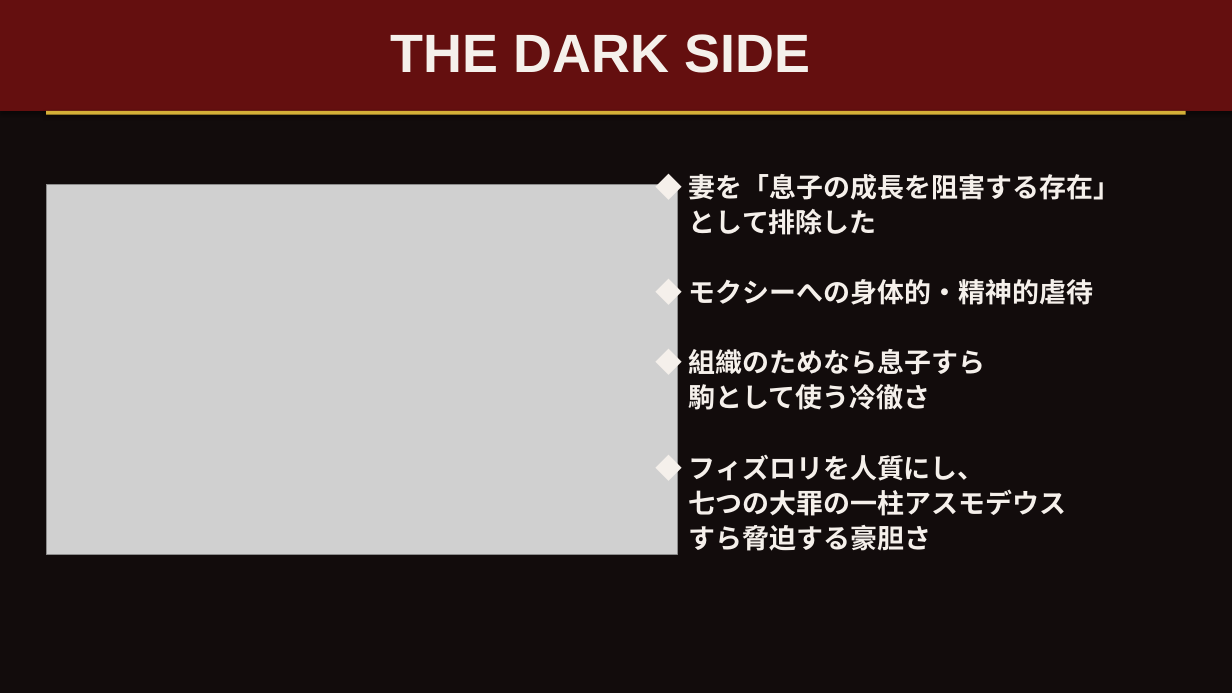
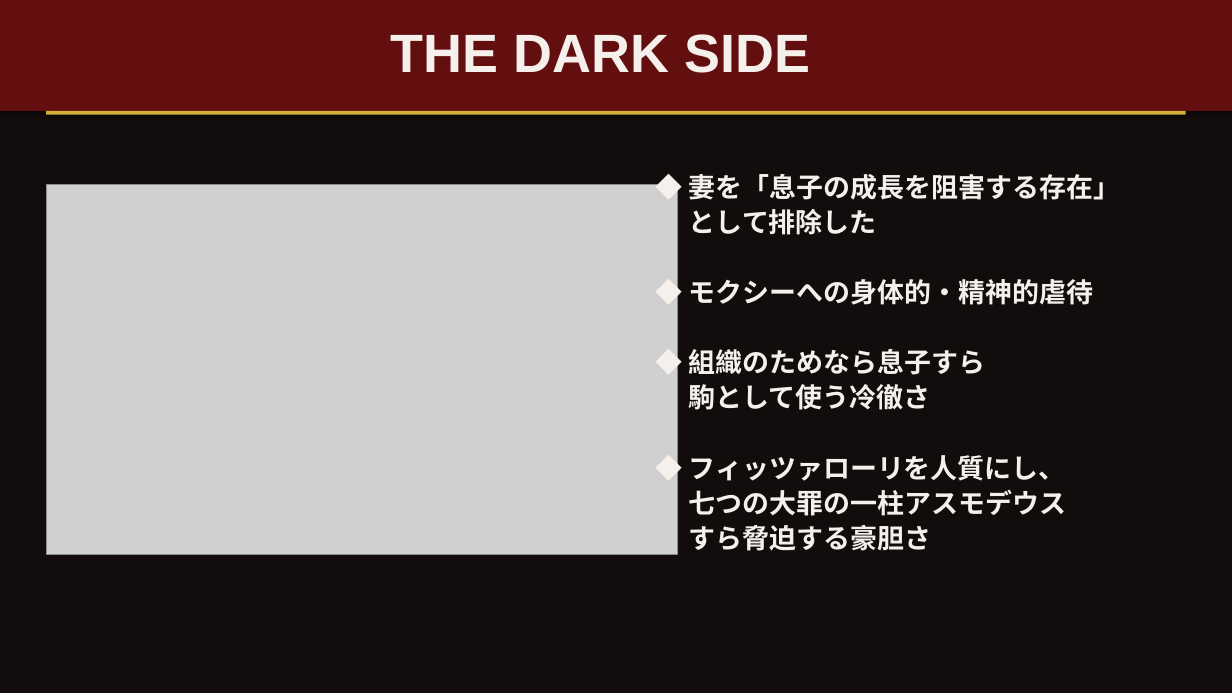
Before and after one commit to nanashi925/POWERPOINT, a slide deck: slide 8 of crimson_presentation.pptx. Drawn at 1232x693 pixels with LibreOffice and Linux fonts; fonts in the diff are those of the drawing; grey boxes stand for pictures. Boxes give left, top, right and bottom in pixels: in the first picture for what was removed or moved away, otherwise in the second. Text is boxed around its words. In the diff, an @@ line names an element or a change of style, - is before the commit and + after.

```diff
--- a/crimson_presentation.pptx
+++ b/crimson_presentation.pptx
@@ text at bbox=[689, 455, 1066, 481]: text changed @@
-◆ フィズロリを人質にし、
+◆ フィッツァローリを人質にし、
```
Also in this commit, not shown: 4 other slides changed, 1 other file.
